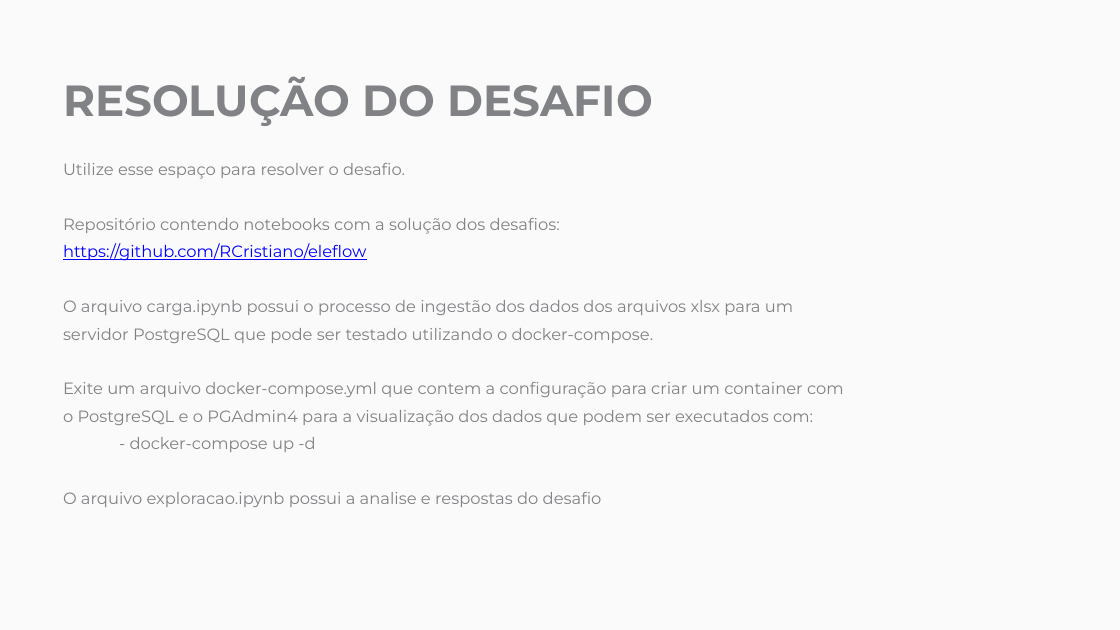
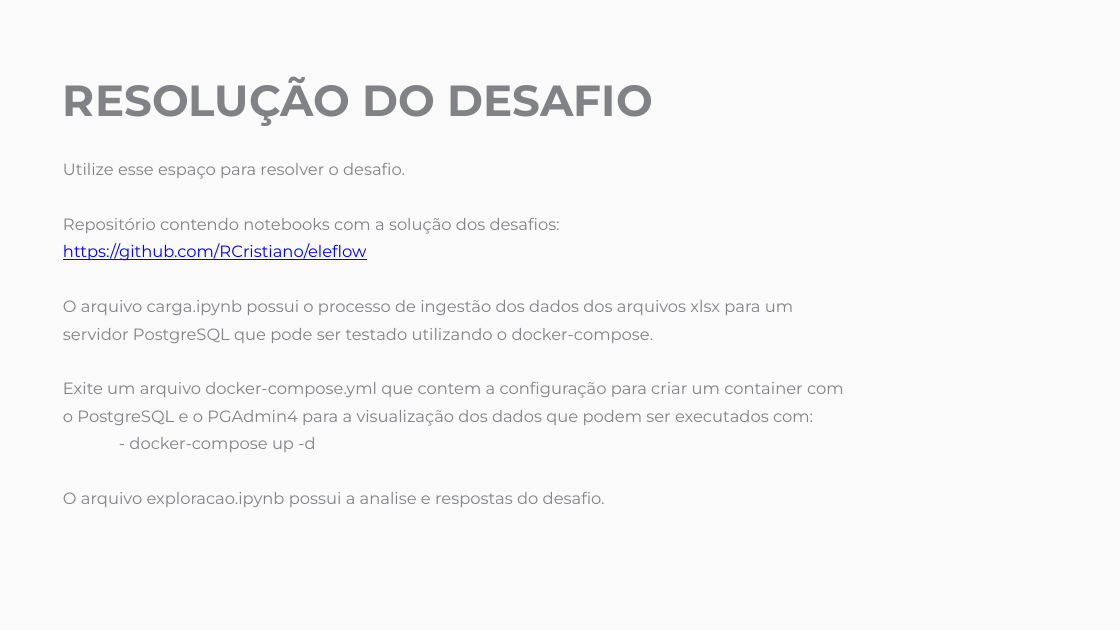
Before and after one commit to RCristiano/eleflow, a slide deck: slide 12 of raw/Processo Seletivo - Engenheiro de Dados - Eleflow.pptx. Drawn at 1120x630 pixels with LibreOffice and Linux fonts; fonts in the diff are those of the drawing; background and template pictures are left out. Boxes give left, top, right and bottom in pixels: in the first picture for what was removed or moved away, otherwise in the second. Text is boxed around its words. In the diff, an @@ line names an element or a change of style, - is before the commit and + after.

Commit message:
Update pptx

```diff
--- a/raw/Processo Seletivo - Engenheiro de Dados - Eleflow.pptx
+++ b/raw/Processo Seletivo - Engenheiro de Dados - Eleflow.pptx
@@ text at (63,492,605,507): text changed @@
-O arquivo exploracao.ipynb possui a analise e respostas do desafio
+O arquivo exploracao.ipynb possui a analise e respostas do desafio.
```
Also in this commit, not shown: 3 other slides changed.
